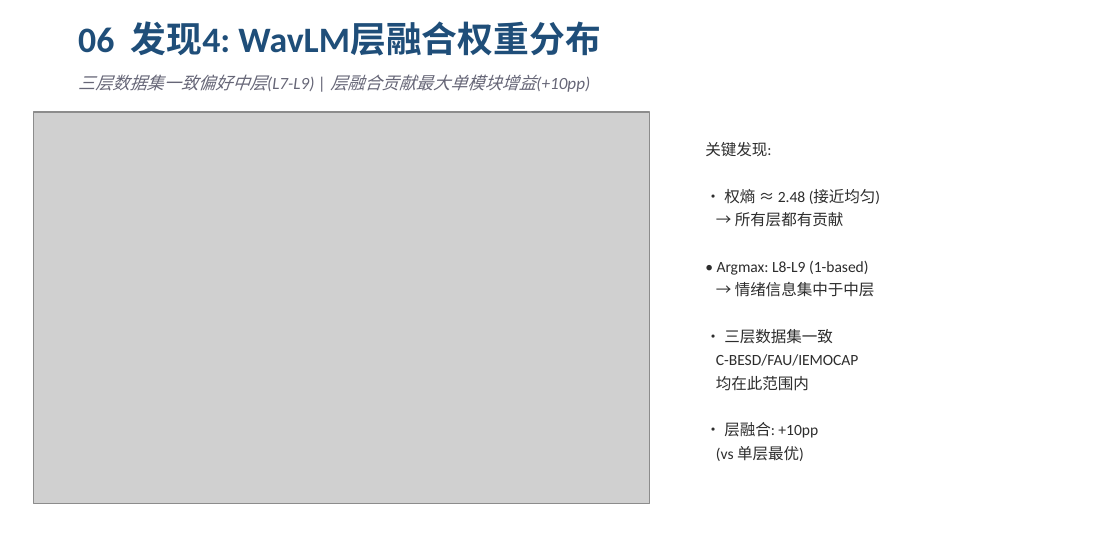
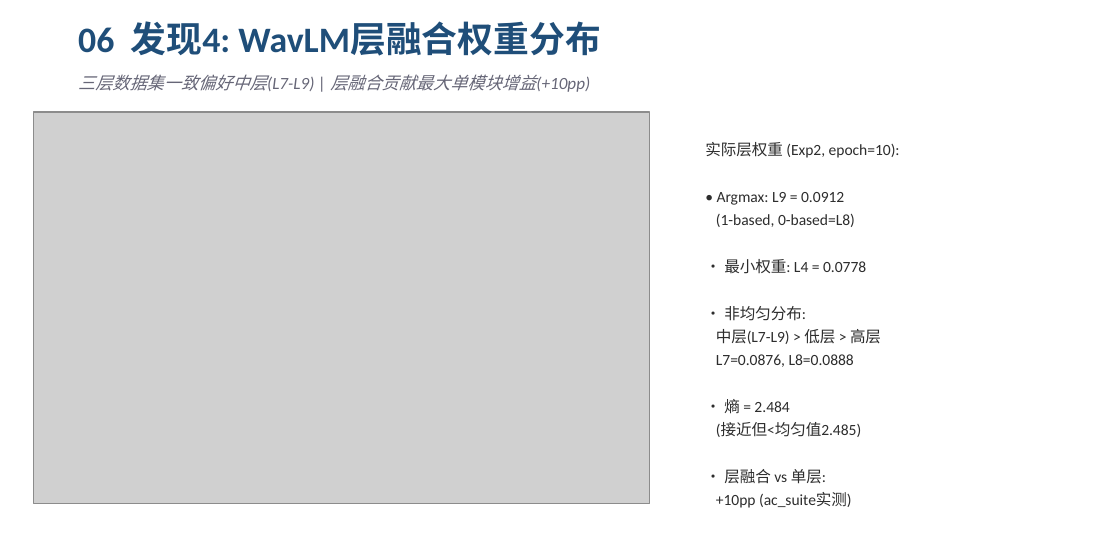
Before and after one commit to Xuzc317/child-speech-emotion-recognition, a slide deck: slide 14 of paper_draft/儿童SER_项目汇报_v3.pptx. Drawn at 1120x560 pixels with LibreOffice and Linux fonts; fonts in the diff are those of the drawing; grey boxes stand for pictures. Boxes give left, top, right and bottom in pixels: in the first picture for what was removed or moved away, otherwise in the second. Text is boxed around its words. In the diff, an @@ line names an element or a change of style, - is before the commit and + after.

```diff
--- a/paper_draft/儿童SER_项目汇报_v3.pptx
+++ b/paper_draft/儿童SER_项目汇报_v3.pptx
@@ text at (705,142,900,508): text changed @@
-关键发现:
-• 权熵 ≈ 2.48 (接近均匀)
-→ 所有层都有贡献
-• Argmax: L8-L9 (1-based)
-→ 情绪信息集中于中层
-• 三层数据集一致
-C-BESD/FAU/IEMOCAP
-均在此范围内
-• 层融合: +10pp
-(vs 单层最优)
+实际层权重 (Exp2, epoch=10):
+• Argmax: L9 = 0.0912
+(1-based, 0-based=L8)
+• 最小权重: L4 = 0.0778
+• 非均匀分布:
+中层(L7-L9) > 低层 > 高层
+L7=0.0876, L8=0.0888
+• 熵 = 2.484
+(接近但<均匀值2.485)
+• 层融合 vs 单层:
++10pp (ac_suite实测)
```
Also in this commit, not shown: 2 other slides changed, 1 slide added, 1 slide removed, 8 other files.
